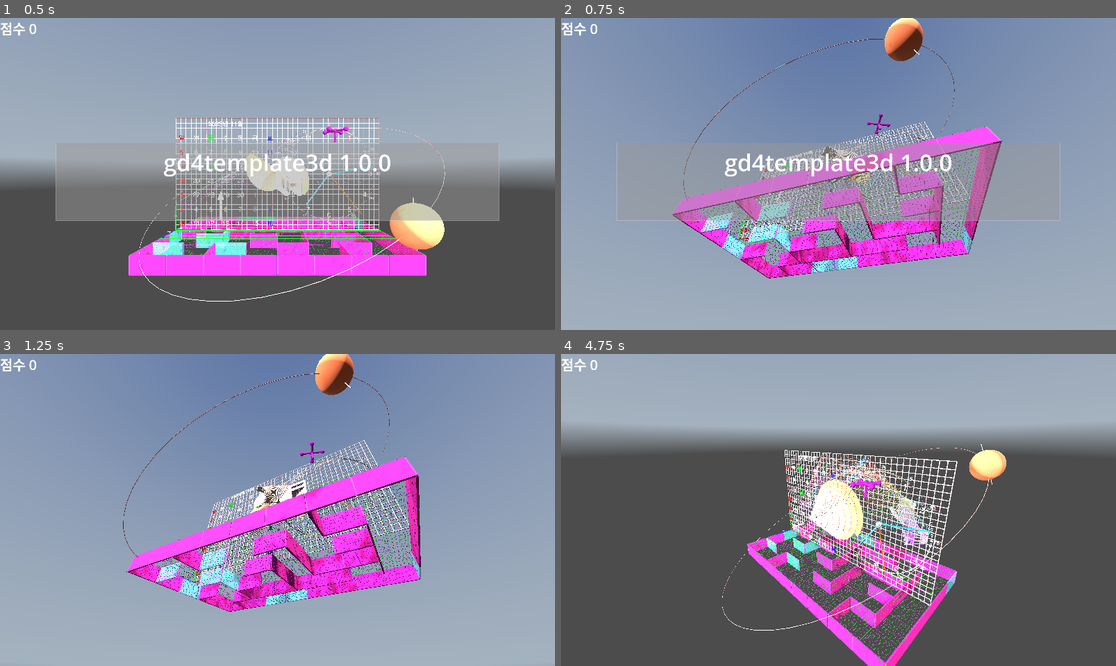
Above: before the commit, frames 1-4 (two rows, left to right).
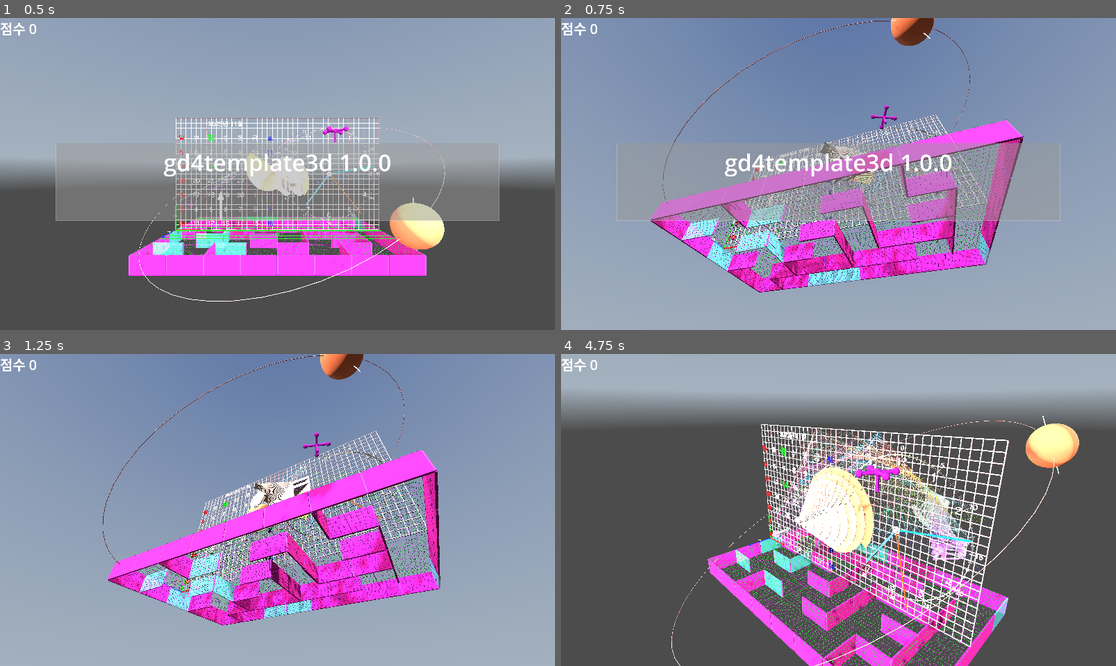
Above: after the commit, the same moments.

Repository: kasworld/gd4template3d
Game: Godot game, scene res://main.tscn
Two runs of this game, one before a commit and one after it. Both use one fixed random seed, a clock stepped at 60 frames per second and the inputs below. A sky picture missing from this copy of the repository is replaced by a grey-blue gradient.
Inputs (mouse positions are in pixels of both pictures, inside the frame that each line leads up to):
- Up to frame 1 (0.5 s): no input
- Up to frame 2 (0.75 s): tap Enter at 0.5 s; move the mouse to (960, 158) at 0.52 s; tap Delete at 0.6 s; click (960, 158) at 0.67 s
- Up to frame 3 (1.25 s): no input
- Up to frame 4 (4.75 s): move the mouse to (727, 525) at 1.27 s; tap Delete at 1.35, 2.3, 2.85, 3.6, 4.55 s; click (727, 525) at 1.42 s; move the mouse to (894, 441) at 2.02 s; tap Enter at 2.1, 4.35 s; click (894, 441) at 2.17 s; move the mouse to (810, 572) at 2.77 s; click (810, 572) at 2.92 s; move the mouse to (1005, 556) at 3.52 s; click (1005, 556) at 3.67 s; move the mouse to (672, 463) at 4.27 s; click (672, 463) at 4.42 s

Frame 1 is identical in both runs. In frame 2, 17% of the frame differs, in the area x 15-84%, y 0-88%; in frame 3, 16%; in frame 4, 36%, in the area x 0-100%, y 13-100%.

Commit message:
update MovingCameraLight

Diff:
--- a/main.gd
+++ b/main.gd
@@ -196,6 +196,8 @@
 var key2fn = {
 	KEY_ESCAPE:_on_button_esc_pressed,
 	KEY_ENTER:_on_카메라변경_pressed,
+	KEY_INSERT:_on_button_fov_up_pressed,
+	KEY_DELETE:_on_button_fov_down_pressed,
 }
 func _unhandled_input(event: InputEvent) -> void:
 	if event is InputEventKey and event.pressed:
@@ -213,6 +215,12 @@
 	if camera_move == false:
 		reset_camera_pos()
 
+func _on_button_fov_up_pressed() -> void:
+	MovingCameraLight.GetCurrentCamera().fov_camera_inc()
+
+func _on_button_fov_down_pressed() -> void:
+	MovingCameraLight.GetCurrentCamera().fov_camera_dec()
+
 func reset_camera_pos()->void:
 	$FixedCameraLight.make_current()
 	$FixedCameraLight.set_center_pos_far(
--- a/moving_carmera_light/moving_camera_light.gd
+++ b/moving_carmera_light/moving_camera_light.gd
@@ -10,13 +10,10 @@
 	SelfList[CurrentNumber].make_current()
 static func GetCurrentCamera() -> MovingCameraLight:
 	return SelfList[CurrentNumber]
-static func SetCurrentCamera(i :int) -> void:
-	CurrentNumber = i
-	CurrentNumber %= SelfList.size()
-	SelfList[CurrentNumber].make_current()
 
 var number :int
-var fov := ClampedFloat.new(75,1,179)
+var fov_camera := ClampedFloat.new(75,1,179)
+var fov_light := ClampedFloat.new(75,1,179)
 
 func get_camera() -> Camera3D:
 	return $Camera3D
@@ -25,28 +22,35 @@
 	return $SpotLight3D
 
 func _ready() -> void:
+	number = SelfList.size()
 	SelfList.append(self)
-	number = SelfList.size()
-	fov_reset()
+	fov_camera_reset()
+	make_current()
 
 func copy_position_rotation(n :Node3D) -> void:
 	position = n.position
 	rotation = n.rotation
 
 func _to_string() -> String:
-	return "MovingCameraLight%d[FOV:%s, rotation:%s]" % [number, fov, rotation_degrees ]
+	return "MovingCameraLight%d[fov camera:%s, fov light:%s, rotation:%s]" % [number, fov_camera,fov_light, rotation_degrees ]
 
-func fov_inc() -> void:
-	$Camera3D.fov = fov.set_up()
-	$SpotLight3D.spot_angle = $Camera3D.fov
+func fov_camera_inc() -> void:
+	$Camera3D.fov = fov_camera.set_up()
 
-func fov_dec() -> void:
-	$Camera3D.fov = fov.set_down()
-	$SpotLight3D.spot_angle = $Camera3D.fov
+func fov_camera_dec() -> void:
+	$Camera3D.fov = fov_camera.set_down()
 
-func fov_reset() -> void:
-	$Camera3D.fov = fov.reset()
-	$SpotLight3D.spot_angle = $Camera3D.fov
+func fov_camera_reset() -> void:
+	$Camera3D.fov = fov_camera.reset()
+
+func fov_light_inc() -> void:
+	$SpotLight3D.fov = fov_light.set_up()
+
+func fov_light_dec() -> void:
+	$SpotLight3D.fov = fov_light.set_down()
+
+func fov_light_reset() -> void:
+	$SpotLight3D.fov = fov_light.reset()
 
 func move_around_y(center :Vector3, radius :float, height :float, spd :float = 2.3) -> void:
 	var t := -Time.get_unix_time_from_system() /spd
@@ -65,4 +69,6 @@
 	$SpotLight3D.spot_range = far
 
 func make_current() -> void:
+	CurrentNumber = number
+	CurrentNumber %= SelfList.size()
 	$Camera3D.current = true
